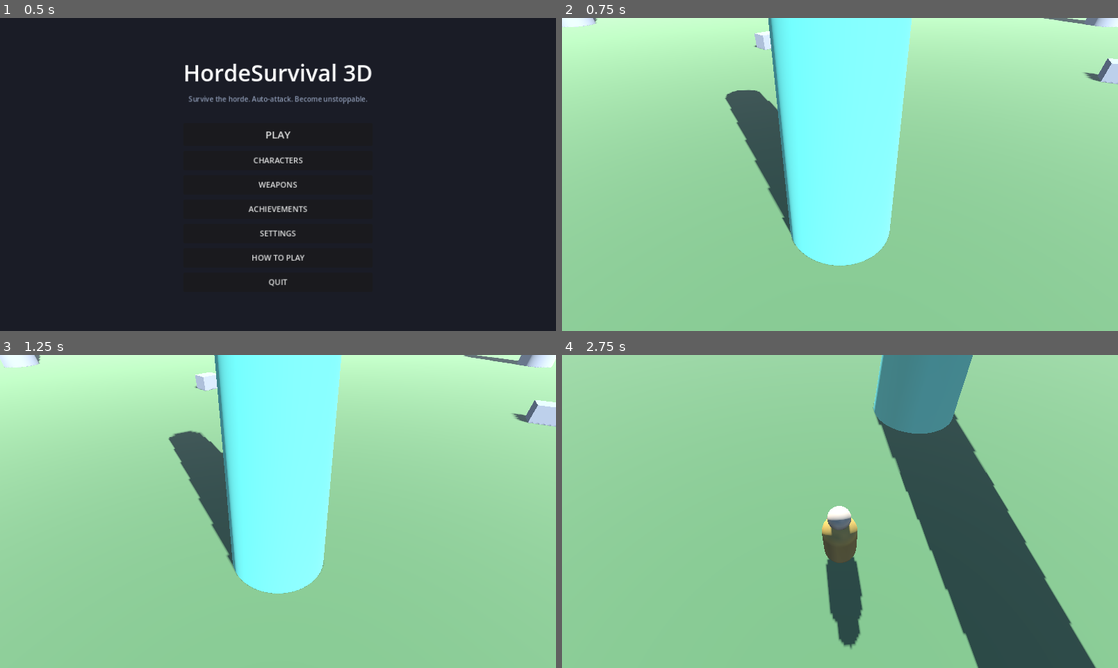
Above: before the commit, frames 1-4 (two rows, left to right).
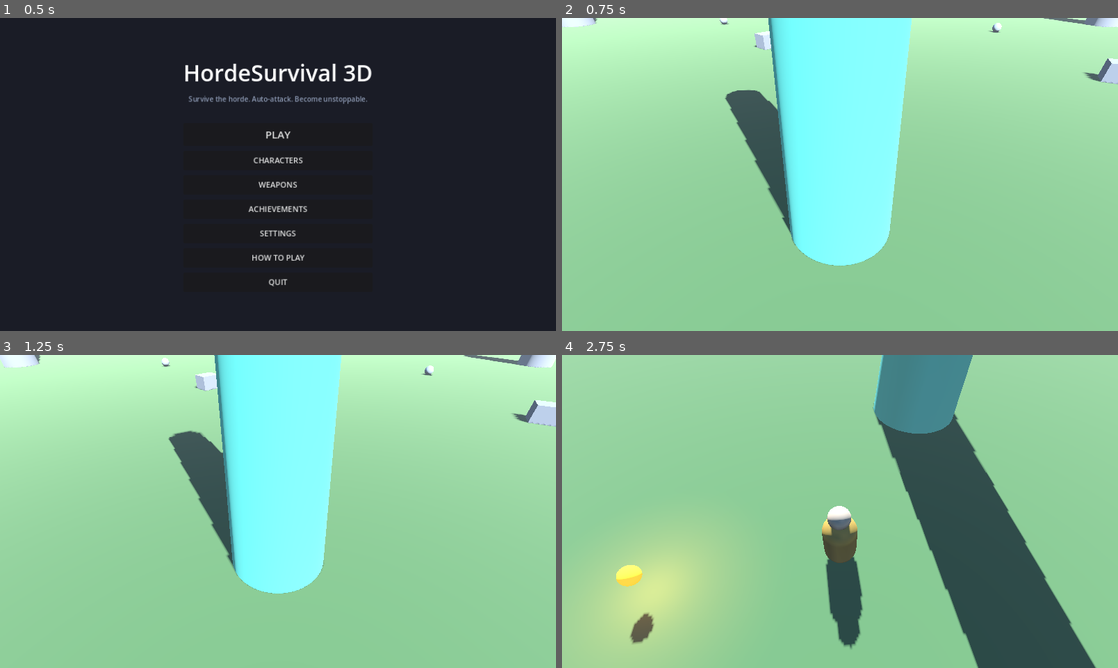
Above: after the commit, the same moments.

Repository: mohsen-niksirat/Horde_Survival_3D
Game: Godot game, scene res://scenes/bootstrap/Boot.tscn
Same seed, same stepped clock (60 frames per second), same inputs: the game is played once before the commit and once after it.
Inputs (mouse positions are in pixels of both pictures, inside the frame that each line leads up to):
- Up to frame 1 (0.5 s): no input
- Up to frame 2 (0.75 s): click "PLAY" at 0.5 s
- Up to frame 3 (1.25 s): no input
- Up to frame 4 (2.75 s): tap Enter at 1.25 s; move the mouse to (867, 511) at 1.27 s; hold W (move_up) from 1.28 s (still down); tap Q (ability_1) at 1.35 s; move the mouse to (812, 511) at 2.02 s; tap E (ability_2) at 2.1 s

Frame 1 is identical in both runs. In frame 2, less than 0.1% of the frame differs, in the area x 28-80%, y 0-5%; in frame 3, less than 0.1%; in frame 4, 9.4%, in the area x 1-30%, y 56-100%.

Commit message:
Phase 5: horde system — threat-budget waves, difficulty timeline, culling
- DifficultyManager: proven scaling formulas (difficulty mult, hp/dmg/
  speed caps, threat budget growth, spawn interval floor, archetype
  timeline, elite cadence)
- WaveManager: threat-budget waves, weighted archetype picking from
  timeline, population control vs quality-tier enemy cap, 75m cull
- Main wires WaveManager with arena spawn positions
- tests/test_phase5.gd PASS (waves spawn, composition timeline, cap 160
  holds, far cull works, difficulty math)
- tests 3/4 isolated from horde system (wave stop + clear)
- All 5 test suites green

Diff:
--- a/scenes/main/main.gd
+++ b/scenes/main/main.gd
@@ -3,12 +3,14 @@
 ## routing, mouse capture, and the debug overlay.
 
 const ENEMY_MANAGER := preload("res://scripts/spawning/enemy_manager.gd")
+const WAVE_MANAGER := preload("res://scripts/spawning/wave_manager.gd")
 
 @onready var player: CharacterBody3D = $World/Player
 @onready var touch_controls: Control = $HUD/TouchControls
 @onready var debug_label: Label = $HUD/DebugLabel
 
 var enemy_manager: Node
+var wave_manager: Node
 var projectile_root: Node3D
 var _debug_enabled: bool = false
 
@@ -26,6 +28,13 @@
 	projectile_root.name = "Projectiles"
 	add_child(projectile_root)
 	player.bind_combat(enemy_manager, projectile_root)
+
+	# Horde spawning (Phase 5)
+	wave_manager = Node.new()
+	wave_manager.set_script(WAVE_MANAGER)
+	wave_manager.name = "WaveManager"
+	add_child(wave_manager)
+	wave_manager.setup($World, player, enemy_manager)
 
 	if DisplayServer.is_touchscreen_available():
 		Input.mouse_mode = Input.MOUSE_MODE_VISIBLE
--- /dev/null
+++ b/scripts/spawning/difficulty_manager.gd
@@ -0,0 +1,41 @@
+extends RefCounted
+class_name DifficultyManager
+## Difficulty scaling: reuses the reference game's proven formula shape with
+## 3D-retuned constants. Per-stat caps prevent late-game absurdity.
+
+static func difficulty_multiplier(player_level: int, minutes: float) -> float:
+	return 1.0 + 0.18 * sqrt(float(maxi(player_level, 1))) + minutes * 0.06
+
+static func hp_scale(difficulty: float) -> float:
+	return minf(difficulty, 10.0)
+
+static func damage_scale(difficulty: float) -> float:
+	return minf(difficulty, 5.0)
+
+static func speed_scale(difficulty: float) -> float:
+	return minf(1.0 + (difficulty - 1.0) * 0.25, 1.8)
+
+## Threat budget grows with time: more points = more/stronger enemies.
+static func threat_budget(minutes: float) -> float:
+	return 2.0 + minutes * 2.2 + minutes * minutes * 0.08
+
+## Spawn interval shrinks over time.
+static func spawn_interval(minutes: float) -> float:
+	return maxf(2.0 / (1.0 + minutes * 0.06), 0.35)
+
+## Which archetypes are allowed at this time (minutes).
+static func allowed_archetypes(minutes: float) -> Array:
+	var out := ["basic_drone"]
+	if minutes >= 1.5:
+		out.append("swarm_bat")
+	if minutes >= 2.5:
+		out.append("fast_wisp")
+	if minutes >= 4.0:
+		out.append("shooter_turret")
+	if minutes >= 5.0:
+		out.append("tank_golem")
+	return out
+
+## Elite cadence: every 10 player levels (matches reference game).
+static func should_spawn_elite(player_level: int, last_elite_level: int) -> bool:
+	return player_level / 10 > last_elite_level / 10
--- a/scripts/spawning/wave_manager.gd
+++ b/scripts/spawning/wave_manager.gd
@@ -1,7 +1,99 @@
 extends Node
-## Placeholder wave manager (Phase 5 implements the real threat-budget system).
-## Exists so Main.gd wiring is validated early.
+## WaveManager: threat-budget spawning over a difficulty timeline.
+## Owns SpawnManager duties (this is small enough to stay one system until
+## modes require separate spawn strategies).
 
-func _ready() -> void:
-	process_mode = Node.PROCESS_MODE_PAUSABLE
-	print("WaveManager placeholder ready — full system arrives in Phase 5")
+const CULL_DISTANCE := 75.0
+
+var arena: Node3D
+var player: Node3D
+var enemy_manager: Node
+
+var archetype_data: Dictionary = {}
+var _spawn_timer: float = 0.0
+var _active: bool = false
+
+func setup(p_arena: Node3D, p_player: Node3D, p_enemy_manager: Node) -> void:
+	arena = p_arena
+	player = p_player
+	enemy_manager = p_enemy_manager
+	_load_archetypes()
+	_active = true
+
+func _load_archetypes() -> void:
+	for id in ["basic_drone", "fast_wisp", "tank_golem", "swarm_bat", "shooter_turret"]:
+		var path := "res://data/enemies/%s.tres" % id
+		if ResourceLoader.exists(path):
+			archetype_data[id] = load(path)
+
+func stop() -> void:
+	_active = false
+
+func _process(delta: float) -> void:
+	if not _active or player == null or not is_instance_valid(player):
+		return
+	if GameManager.state != GameManager.State.PLAYING and GameManager.state != GameManager.State.BOSS:
+		return
+
+	var minutes := RunManager.elapsed_time / 60.0
+	_spawn_timer -= delta
+	if _spawn_timer <= 0.0:
+		_spawn_timer = DifficultyManager.spawn_interval(minutes)
+		_spawn_wave(minutes)
+
+	_cull_far_enemies()
+
+func _spawn_wave(minutes: float) -> void:
+	# Population control first
+	var cap: int = PerformanceManager.enemy_cap()
+	var current: int = enemy_manager.enemy_count()
+	if current >= cap:
+		return
+	var room: int = cap - current
+
+	# Threat budget for this wave
+	var budget: float = DifficultyManager.threat_budget(minutes)
+	var level: int = player.experience.level if player.has_method("get") and "experience" in player else 1
+	var difficulty := DifficultyManager.difficulty_multiplier(level, minutes)
+	var hp_s := DifficultyManager.hp_scale(difficulty)
+	var dmg_s := DifficultyManager.damage_scale(difficulty)
+	var spd_s := DifficultyManager.speed_scale(difficulty)
+
+	var allowed: Array = DifficultyManager.allowed_archetypes(minutes)
+	var spawned := 0
+	for i in range(24):
+		if budget <= 0.0 or spawned >= room:
+			break
+		var data: EnemyData = _pick_archetype(allowed)
+		if data == null:
+			break
+		if data.threat_cost > budget and spawned > 0:
+			break
+		var pos: Vector3 = arena.get_spawn_position(player.global_position)
+		enemy_manager.queue_spawn(data, pos, player, hp_s, dmg_s, spd_s)
+		budget -= data.threat_cost
+		spawned += 1
+
+func _pick_archetype(allowed: Array) -> EnemyData:
+	var pool: Array = []
+	var total_weight := 0.0
+	for id in allowed:
+		if archetype_data.has(id):
+			var data: EnemyData = archetype_data[id]
+			pool.append(data)
+			total_weight += data.spawn_weight
+	if pool.is_empty():
+		return null
+	var roll := randf() * total_weight
+	for data in pool:
+		roll -= data.spawn_weight
+		if roll <= 0.0:
+			return data
+	return pool[0]
+
+func _cull_far_enemies() -> void:
+	# Recycle enemies too far from the player (arena is bounded anyway).
+	var cull2 := CULL_DISTANCE * CULL_DISTANCE
+	for enemy in enemy_manager.active_enemies.duplicate():
+		if is_instance_valid(enemy) and enemy.global_position.distance_squared_to(player.global_position) > cull2:
+			enemy_manager.release_enemy(enemy)
--- a/tests/test_phase3.gd
+++ b/tests/test_phase3.gd
@@ -19,6 +19,9 @@
 	# Phase 4+ gives the player an auto-firing fireball; clear it so the
 	# enemy survives for the contact-damage portion of this test.
 	player.weapon_controller.weapons.clear()
+	# Also stop horde spawning for determinism.
+	main.get_node("WaveManager").stop()
+	em.clear_all()
 
 	# --- Spawn an enemy near the player ---
 	var drone: EnemyData = load("res://data/enemies/basic_drone.tres")
--- a/tests/test_phase4.gd
+++ b/tests/test_phase4.gd
@@ -16,6 +16,10 @@
 	var em: Node = main.get_node("EnemyManager")
 	var game_manager := root.get_node("GameManager")
 	game_manager.state = game_manager.State.PLAYING
+
+	# Isolate from the horde system so the fireball target is deterministic.
+	main.get_node("WaveManager").stop()
+	em.clear_all()
 
 	_check(player.weapon_controller.weapons.size() == 1, "fireball equipped")
 	var weapon = player.weapon_controller.weapons[0]
--- /dev/null
+++ b/tests/test_phase5.gd
@@ -0,0 +1,88 @@
+extends SceneTree
+## Phase 5 test: threat-budget waves spawn over time, caps hold, culling
+## works, difficulty timeline produces correct compositions.
+
+var failures := 0
+
+func _initialize() -> void:
+	var main_ps: PackedScene = load("res://scenes/main/Main.tscn")
+	var main := main_ps.instantiate()
+	root.add_child(main)
+	for i in range(4):
+		await process_frame
+		await physics_frame
+
+	var player: CharacterBody3D = main.get_node("World/Player")
+	var em: Node = main.get_node("EnemyManager")
+	var wm: Node = main.get_node("WaveManager")
+	var game_manager := root.get_node("GameManager")
+	game_manager.state = game_manager.State.PLAYING
+
+	_check(wm.archetype_data.size() == 5, "5 archetypes loaded (got %d)" % wm.archetype_data.size())
+
+	# --- Simulate 30 seconds of waves (fast-forward clock, run frames) ---
+	var run_manager := root.get_node("RunManager")
+	run_manager.elapsed_time = 120.0  # 2 minutes in: fast enemies available
+
+	var frames := 0
+	while frames < 1800 and em.enemy_count() < 25:  # up to ~30s at 60fps
+		await process_frame
+		await physics_frame
+		frames += 1
+	_check(em.enemy_count() >= 10, "waves spawned enemies (count=%d after %d frames)" % [em.enemy_count(), frames])
+
+	# --- Composition: after 2 min, only basic+swarm should exist ---
+	var ids := {}
+	for e in em.active_enemies:
+		if is_instance_valid(e) and e.data != null:
+			ids[e.data.id] = true
+	var legal := true
+	for id in ids:
+		if not ["basic_drone", "swarm_bat"].has(id):
+			legal = false
+	_check(legal, "composition respects timeline (got %s)" % [ids.keys()])
+
+	# --- Cap holds: force budget way up ---
+	run_manager.elapsed_time = 1200.0  # 20 min
+	frames = 0
+	while frames < 1200:
+		await process_frame
+		await physics_frame
+		frames += 1
+		var cap: int = root.get_node("PerformanceManager").enemy_cap()
+		if em.enemy_count() >= cap:
+			break
+	var perf := root.get_node("PerformanceManager")
+	_check(em.enemy_count() <= perf.enemy_cap(), "enemy cap holds (%d <= %d)" % [em.enemy_count(), perf.enemy_cap()])
+
+	# --- Culling: stop waves, teleport player+enemy far apart ---
+	wm.stop()
+	player.global_position = Vector3(0, 0.5, 0)
+	player.velocity = Vector3.ZERO
+	if em.enemy_count() > 0:
+		var far: CharacterBody3D = em.active_enemies[0]
+		far.global_position = Vector3(0, 0, 74)  # > 75m from player
+		var before: int = em.enemy_count()
+		for i in range(120):
+			await process_frame
+			await physics_frame
+		_check(em.enemy_count() < before, "far enemy culled (%d -> %d)" % [before, em.enemy_count()])
+
+	# --- Difficulty math sanity ---
+	_check(absf(DifficultyManager.difficulty_multiplier(1, 0.0) - 1.18) < 0.01, "difficulty at start = 1.18")
+	_check(DifficultyManager.hp_scale(20.0) == 10.0, "hp scale capped at 10")
+	_check(DifficultyManager.spawn_interval(0.0) == 2.0, "spawn interval starts 2s")
+	_check(DifficultyManager.spawn_interval(100.0) == 0.35, "spawn interval floors at 0.35s")
+
+	if failures == 0:
+		print("PHASE5_TEST_PASS")
+	else:
+		print("PHASE5_TEST_FAIL failures=", failures)
+	quit(0 if failures == 0 else 1)
+
+func _check(cond: bool, label: String) -> void:
+	if cond:
+		print("OK: ", label)
+	else:
+		push_error("FAIL: " + label)
+		failures += 1
